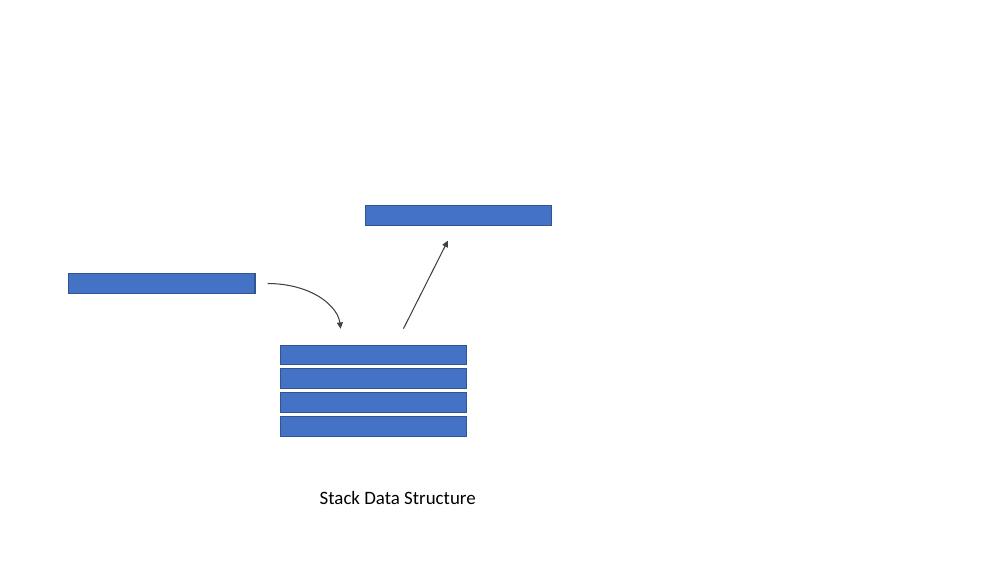
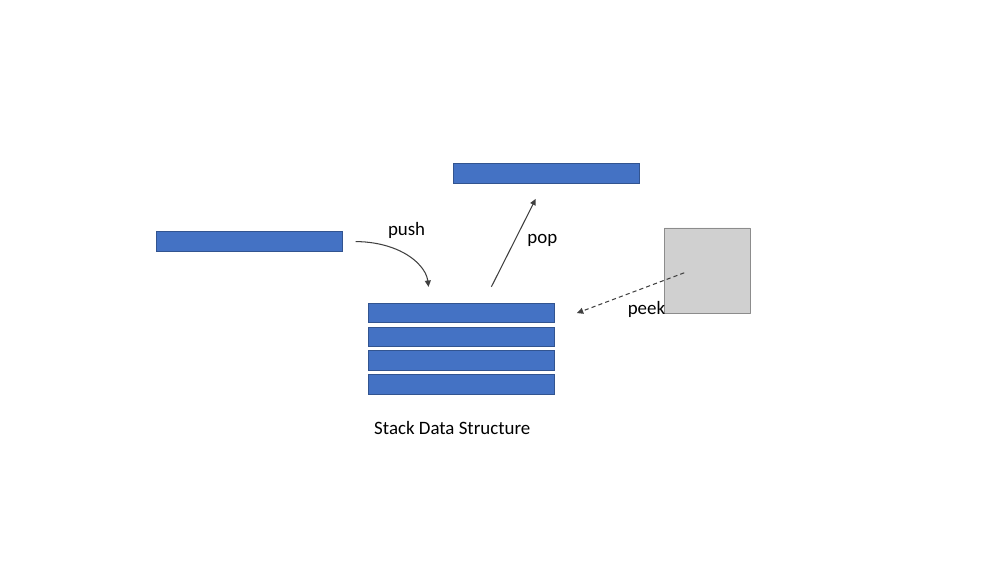
Before and after one commit to albertattard/java-boot-camp, a slide deck: slide 19 of assets/images/Images.pptx. Drawn at 1008x567 pixels with LibreOffice and Linux fonts; fonts in the diff are those of the drawing; grey boxes stand for pictures. Boxes give left, top, right and bottom in pixels: in the first picture for what was removed or moved away, otherwise in the second. Text is boxed around its words. In the diff, an @@ line names an element or a change of style, - is before the commit and + after.

```diff
--- a/assets/images/Images.pptx
+++ b/assets/images/Images.pptx
@@ rectangle moved from (x1=365, y1=206, x2=552, y2=225) to (x1=454, y1=163, x2=640, y2=183) @@
@@ 1 rectangle, 1 arc (boxed as its full ellipse), 1 arrow moved together from (x1=69, y1=240, x2=448, y2=374) to (x1=157, y1=199, x2=536, y2=333) @@
@@ text added at (x1=388, y1=222, x2=425, y2=238), 18 pt, text #000000 @@
+push
@@ text added at (x1=527, y1=234, x2=557, y2=246), 18 pt, text #000000 @@
+pop
@@ picture added at (x1=665, y1=228, x2=750, y2=314) @@
@@ arrow added from (684, 273) to (577, 313), #404040 1 pt dashed @@
@@ text added at (x1=628, y1=299, x2=665, y2=317), 18 pt, text #000000 @@
+peek
@@ rectangle moved from (x1=281, y1=346, x2=467, y2=365) to (x1=368, y1=303, x2=555, y2=323) @@
@@ 3 rectangles moved together from (x1=281, y1=369, x2=467, y2=436) to (x1=368, y1=327, x2=555, y2=395) @@
@@ text "Stack Data Structure" moved from (x1=320, y1=491, x2=475, y2=504) to (x1=374, y1=421, x2=530, y2=434) @@
```
Also in this commit, not shown: 1 slide added, 1 other file.
